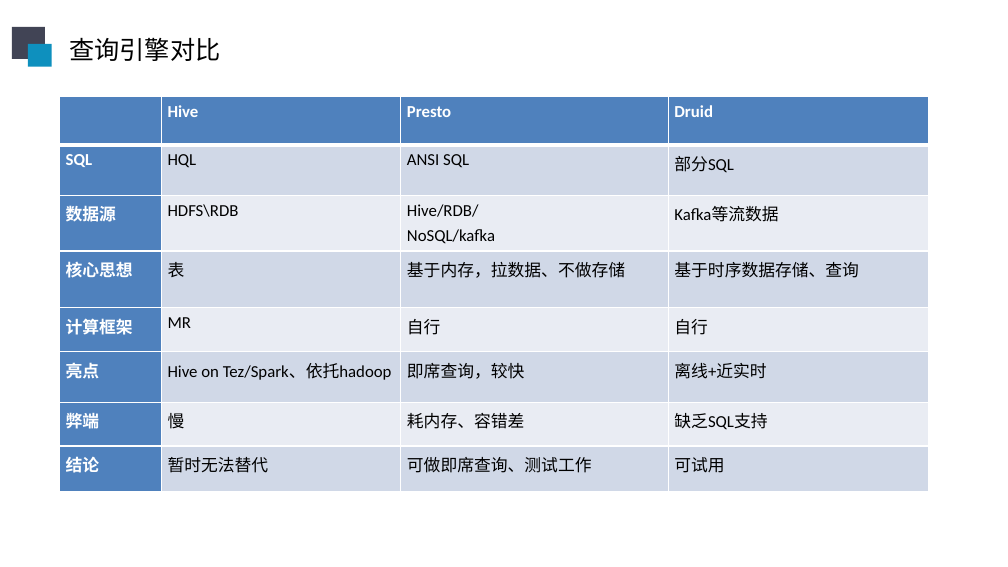
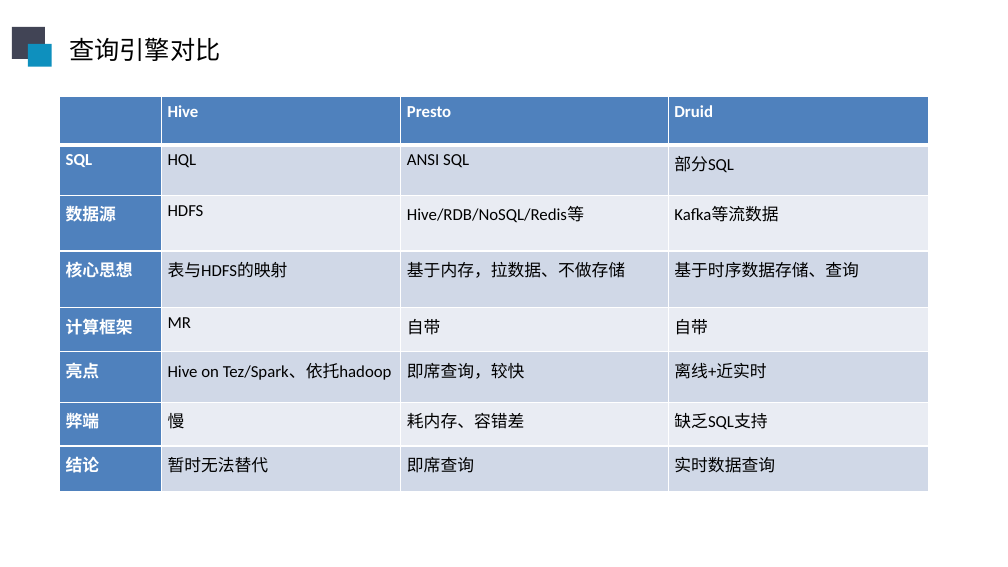
Before and after one commit to sunliangliang9201/interview_prepare, a slide deck: slide 11 of 在线阶段汇报20190606.pptx. Drawn at 1008x567 pixels with LibreOffice and Linux fonts; fonts in the diff are those of the drawing. Boxes give left, top, right and bottom in pixels: in the first picture for what was removed or moved away, otherwise in the second. Text is boxed around its words. In the diff, an @@ line names an element or a change of style, - is before the commit and + after.

```diff
--- a/在线阶段汇报20190606.pptx
+++ b/在线阶段汇报20190606.pptx
@@ table at box(59, 97, 928, 493) @@
-row 3, column 2: HDFS\RDB
+row 3, column 2: HDFS
-row 3, column 3: Hive/RDB/ / NoSQL/kafka
+row 3, column 3: Hive/RDB/NoSQL/Redis等
-row 4, column 2: 表
+row 4, column 2: 表与HDFS的映射
-row 5, column 3: 自行
+row 5, column 3: 自带
-row 5, column 4: 自行
+row 5, column 4: 自带
-row 8, column 3: 可做即席查询、测试工作
+row 8, column 3: 即席查询
-row 8, column 4: 可试用
+row 8, column 4: 实时数据查询
```
Also in this commit, not shown: 3 other slides changed.
